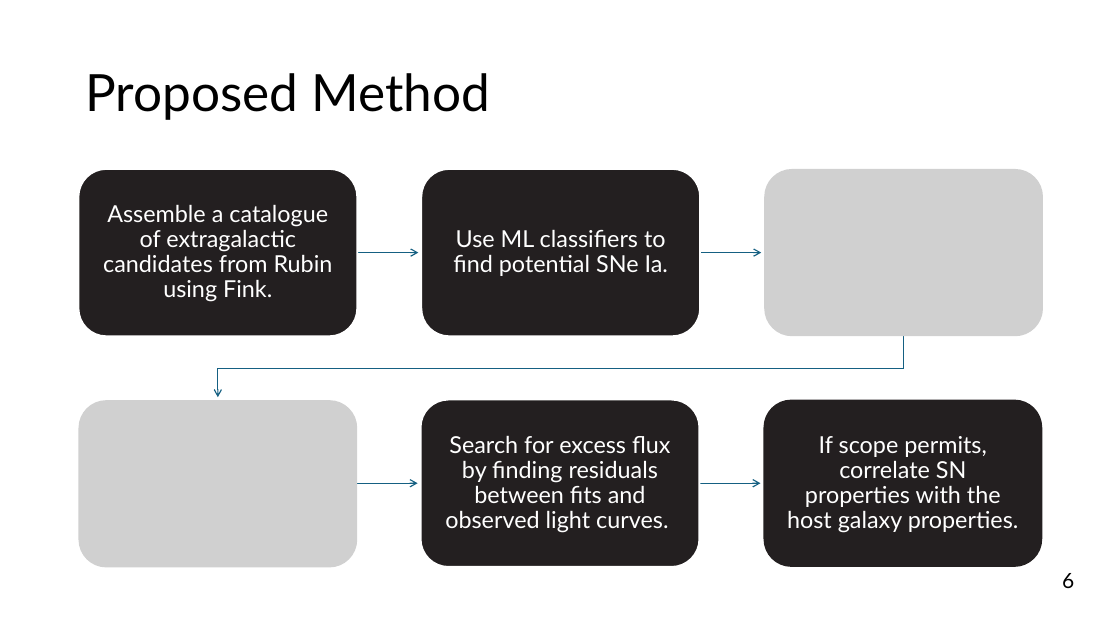
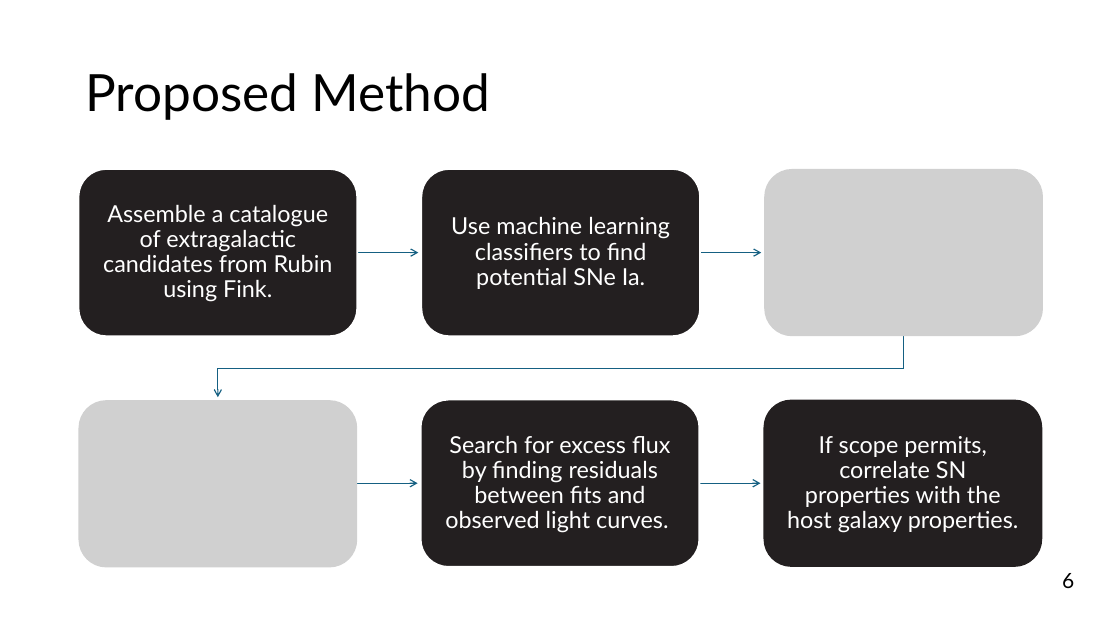
Before and after one commit to Webd0g/Honours_Project, a slide deck: slide 7 of Oral_presentation/Oral_Presentation.pptx. Drawn at 1120x630 pixels with LibreOffice and Linux fonts; fonts in the diff are those of the drawing; grey boxes stand for pictures. Boxes give left, top, right and bottom in pixels: in the first picture for what was removed or moved away, otherwise in the second. Text is boxed around its words. In the diff, an @@ line names an element or a change of style, - is before the commit and + after.

```diff
--- a/Oral_presentation/Oral_Presentation.pptx
+++ b/Oral_presentation/Oral_Presentation.pptx
@@ text in freeform shape at bbox=[451, 216, 670, 289]: text changed @@
-Use ML classifiers to find potential SNe Ia.
+Use machine learning classifiers to find potential SNe Ia.
```
Also in this commit, not shown: 4 other slides changed, 25 other files.
